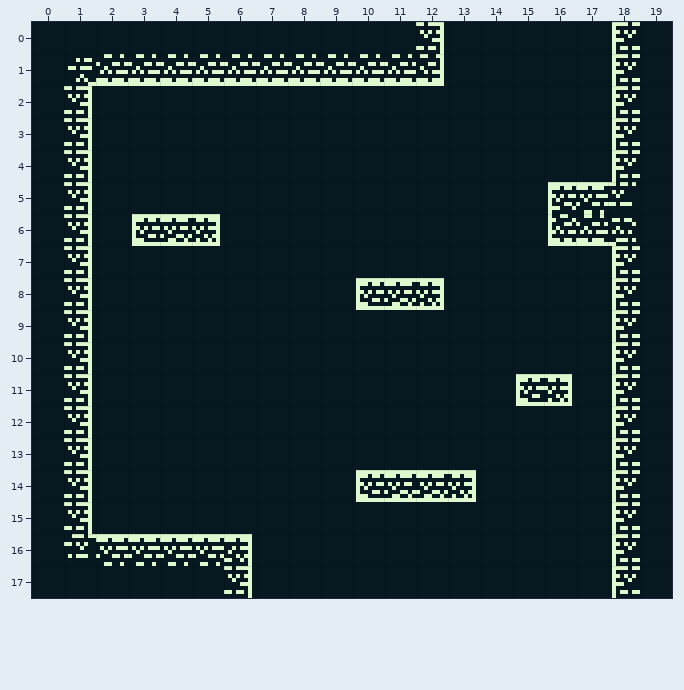
Tiled map, stored at assets/maps/2.tmx. That is the earlier state.
Cells are 8x8 px. Shown: x 0..19, y 0..17.
New version:
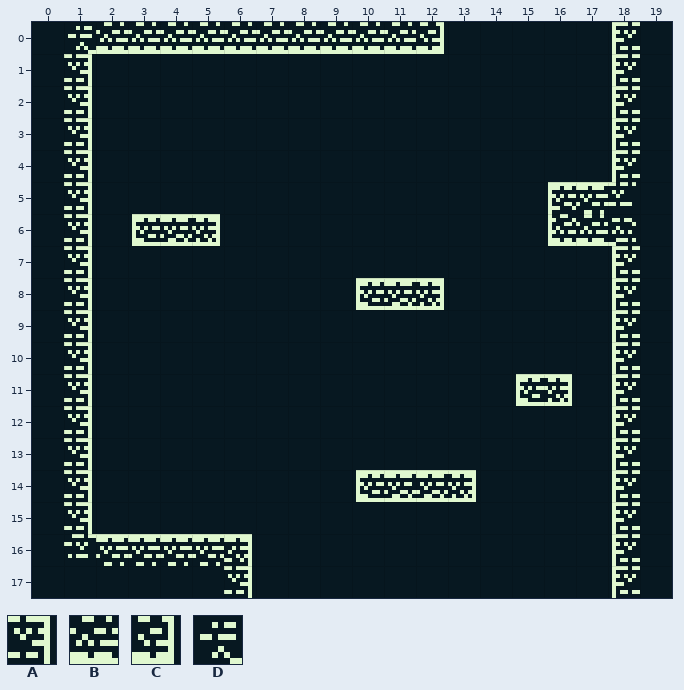
Key: from "bgTiles": A 10, B 17, C 18, D 24.
_ is an empty cell.
Change:
Layer "walls":
y 0: x 1..12 ___________A -> DBBBBBBBBBBC
y 1: x 1..12 DBBBBBBBBBBC -> A___________
Pixel boxes of the changes (left, top, right, bottom) in both pictures:
changed: (64, 22, 444, 86)
